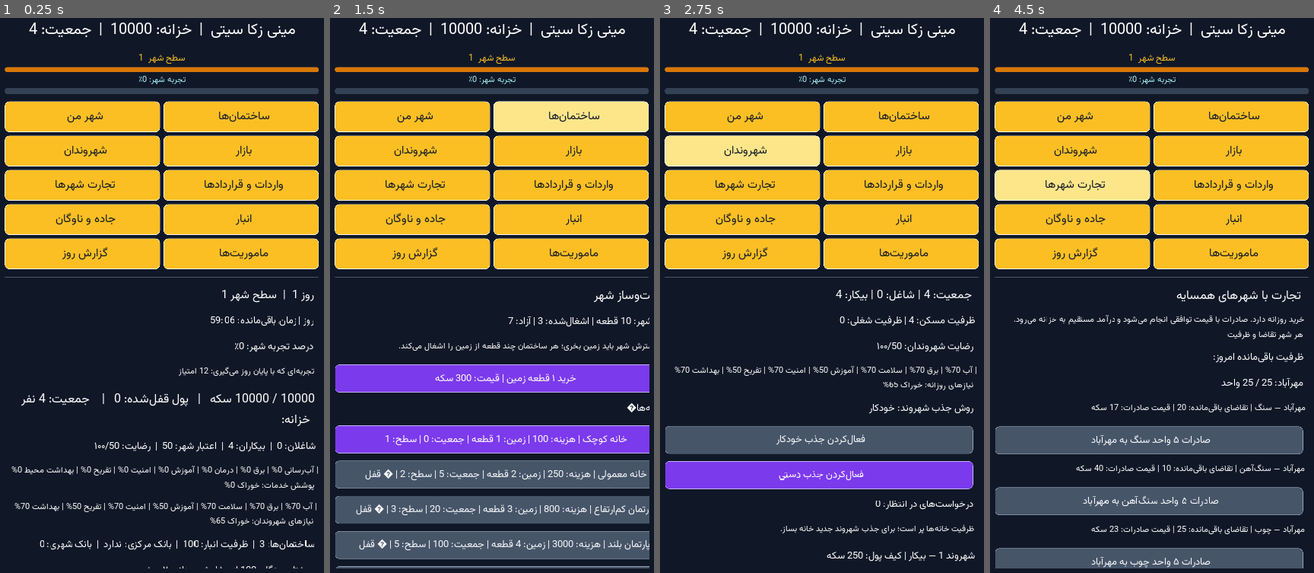
Above: before the commit, frames 1-4 (left to right).
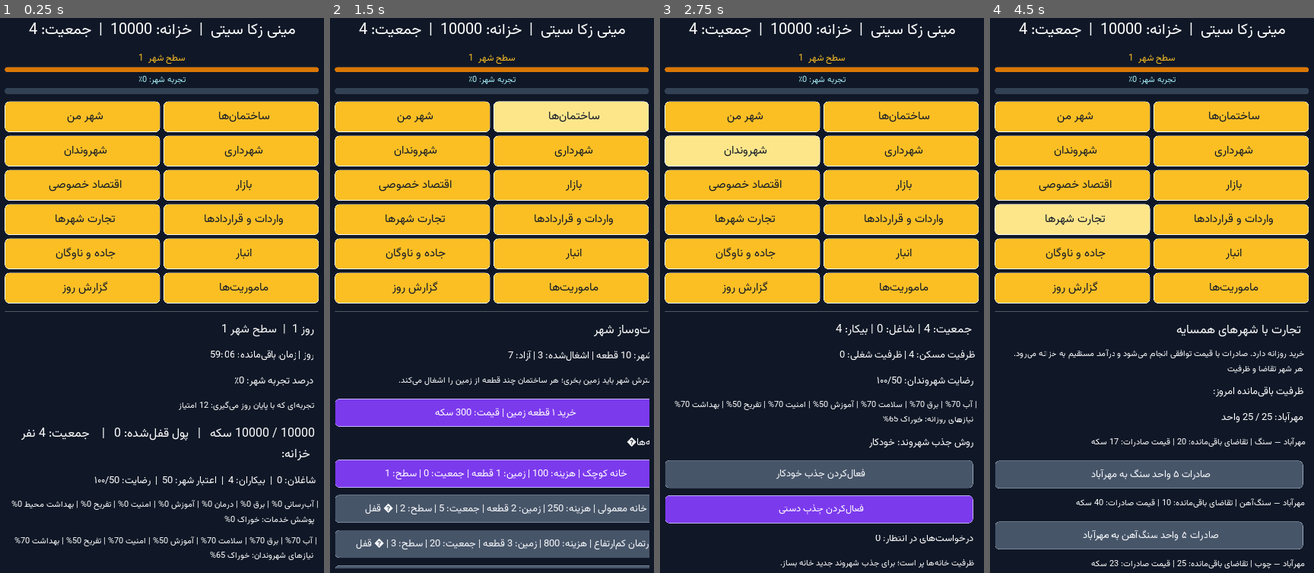
Above: after the commit, the same moments.

Repository: zekainstabot/mini-zeka-city
Game: Godot game, scene res://Main.tscn
Two runs of this game, one before a commit and one after it. Both use one fixed random seed, a clock stepped at 60 frames per second and the inputs below.
Inputs (mouse positions are in pixels of both pictures, inside the frame that each line leads up to):
- Up to frame 1 (0.25 s): no input
- Up to frame 2 (1.5 s): click "ﻦﻣ ﺮﻬﺷ" at 0.5 s; click "ﺎﻫ‌ﻥﺎﻤﺘﺧﺎﺳ" at 1.25 s
- Up to frame 3 (2.75 s): click "ﻥﺍﺪﻧﻭﺮﻬﺷ" at 2 s
- Up to frame 4 (4.5 s): click "ﺭﺍﺯﺎﺑ" at 2.75 s; click (1229, 151) at 3.5 s, where only the run after the commit has a clickable "ﯼﺭﺍﺩﺮﻬﺷ"; click "ﺎﻫﺮﻬﺷ ﺕﺭﺎﺠﺗ" at 4.25 s

The runs differ from the first frame. In frame 1, 12% of the frame differs, in the area x 1-99%, y 23-100%; in frame 2, 30%; in frame 3, 24%; in frame 4, 35%.

Commit message:
Add municipal control and private economy screens

Diff:
--- a/scripts/Main.gd
+++ b/scripts/Main.gd
@@ -151,7 +151,7 @@
 	nav.add_constant_override("hseparation", 8)
 	nav.add_constant_override("vseparation", 8)
 	root.add_child(nav)
-	for item in [{"t":"شهر من","p":"home"},{"t":"ساختمان‌ها","p":"buildings"},{"t":"شهروندان","p":"citizens"},{"t":"بازار","p":"market"},{"t":"تجارت شهرها", …(186 unchanged characters)…
+	for item in [{"t":"شهر من","p":"home"},{"t":"ساختمان‌ها","p":"buildings"},{"t":"شهروندان","p":"citizens"},{"t":"شهرداری","p":"municipality"},{"t":"اقتصاد خصوصی","p":"private_economy"},{"t":"بازار","p":"market"},{"t":"تجارت شهرها", …(186 unchanged characters)…
 		var b = Button.new()
 		b.text = PersianText.reshaper(item.t + "  ")
 		b.rect_min_size = Vector2(0, 64 if compact_layout else 58)
@@ -440,6 +440,39 @@
 			for citizen in s.citizens:
 				_add_label("شهروند %s — %s | کیف پول: %d سکه" % [str(citizen.id),("بیکار" if citizen.job == "" else citizen.job),int(citizen.get("wallet",0))])
 			_add_button(" تخصیص دوباره شغل‌ها", self, "reassign_jobs")
+		"municipality":
+			var civic = game.get_civic_overview()
+			_add_label("🏛️ شهرداری و مدیریت اقتصاد شهر", 22)
+			_add_label("زمین خصوصی آماده فروش: %d قطعه | قیمت هر قطعه: %d سکه" % [int(civic.get("private_land_available",0)),int(civic.get("private_land_price",300))], 17)
+			_add_label("نرخ مالیات کسب‌وکارهای خصوصی: %d درصد" % int(civic.get("tax_rate",8)), 18)
+			var tax_down = _add_button("کاهش مالیات خصوصی ۱٪", self, "adjust_business_tax", [-1])
+			var tax_up = _add_button("افزایش مالیات خصوصی ۱٪", self, "adjust_business_tax", [1])
+			tax_down.disabled = int(civic.get("tax_rate",8)) <= 0
+			tax_up.disabled = int(civic.get("tax_rate",8)) >= 30
+			_add_label("هزینه صدور مجوز: %d سکه | درآمد مالیات امروز: %d سکه" % [int(civic.get("permit_fee",50)),int(civic.get("daily_tax",0))], 16)
+			_add_label("درآمد فروش زمین و صدور مجوز جدا از مالیات محاسبه می‌شود.", 15)
+			_add_label("درخواست‌های شهروندان برای بررسی شهرداری: %d" % int(civic.get("request_count",0)), 19)
+			if civic.get("requests", []).empty():
+				_add_label("درخواستی در انتظار بررسی نیست.", 16)
+			for request in civic.get("requests", []):
+				_add_label("%s | شهروند شماره %d | روز %d | مبلغ: %d سکه" % [str(request.get("title","درخواست شهروند")),int(request.get("citizen_id",0)),int(request.get("day",s.day)),int(request.get("amount",0))], 17)
+				_add_button("تأیید درخواست", self, "resolve_civic_request", [int(request.get("id",0)), true])
+				_add_button("رد درخواست", self, "resolve_civic_request", [int(request.get("id",0)), false])
+			_add_label("پروژه‌های عمرانی در حال اجرا: %d" % int(civic.get("project_count",0)), 17)
+			for project in civic.get("projects", []):
+				_add_label("%s | تحویل روز %d | اعتبار مالیاتی: %d سکه" % [str(game.get_building_definitions().get(str(project.get("building_id","")),{}).get("name","پروژه")),int(project.get("finish_day",0)),int(project.get("tax_credit",0))], 15)
+		"private_economy":
+			var civic = game.get_civic_overview()
+			_add_label("🏪 اقتصاد مستقل شهروندان", 22)
+			_add_label("کسب‌وکار خصوصی: %d | فروش روزانه: %d سکه" % [int(civic.get("business_count",0)),int(civic.get("daily_revenue",0))], 18)
+			_add_label("سرمایه در گردش بخش خصوصی: %d سکه" % int(civic.get("private_balance",0)), 17)
+			_add_label("مالیات پرداختی امروز: %d سکه | نرخ مالیات: %d٪" % [int(civic.get("daily_tax",0)),int(civic.get("tax_rate",8))], 17)
+			if civic.get("private_businesses", []).empty():
+				_add_label("هنوز کسب‌وکار خصوصی تأسیس نشده است. شهروندان پس از جمع‌آوری سرمایه، برای خرید زمین و دریافت مجوز درخواست می‌دهند.", 16)
+			for business in civic.get("private_businesses", []):
+				_add_label("%s | مالک: شهروند %d | کارمند: %d | فروش روزانه: %d سکه" % [str(business.get("name","کسب‌وکار")),int(business.get("owner_citizen_id",0)),business.get("employees",[]).size(),int(business.get("last_revenue",0))], 17)
+				_add_label("سرمایه کسب‌وکار: %d | مالیات امروز: %d | اعتبار مالیاتی پروژه‌ها: %d" % [int(business.get("balance",0)),int(business.get("last_tax",0)),int(business.get("tax_credit",0))], 15)
+			_add_label("شهروندان بیکار درآمد آزاد کسب می‌کنند؛ کسب‌وکارها به‌تدریج نیروی کار استخدام می‌کنند و از فروش خود مالیات می‌پردازند.", 15)
 		"market":
 			_add_label("بازار شهر — قیمت‌ها بر اساس عرضه و تقاضا", 22)
 			_add_label("موجودی بازار کمتر باشد، قیمت بالاتر می‌رود؛ با افزایش موجودی، قیمت کاهش می‌یابد.", 15)
@@ -603,6 +636,17 @@
 		parts.append("%s: %d" % [game.get_resource_definitions()[id].name,game.state.resources.get(id,0)])
 	return " | ".join(parts)
 
+
+func resolve_civic_request(request_id, approved):
+	var result = game.resolve_civic_request(request_id, approved)
+	show_page("municipality")
+	_show_message(result.message)
+
+func adjust_business_tax(delta):
+	var result = game.adjust_business_tax(delta)
+	show_page("municipality")
+	_show_message(result.message)
+
 func buy_land():
 	var result = game.buy_land(1)
 	show_page("buildings")
